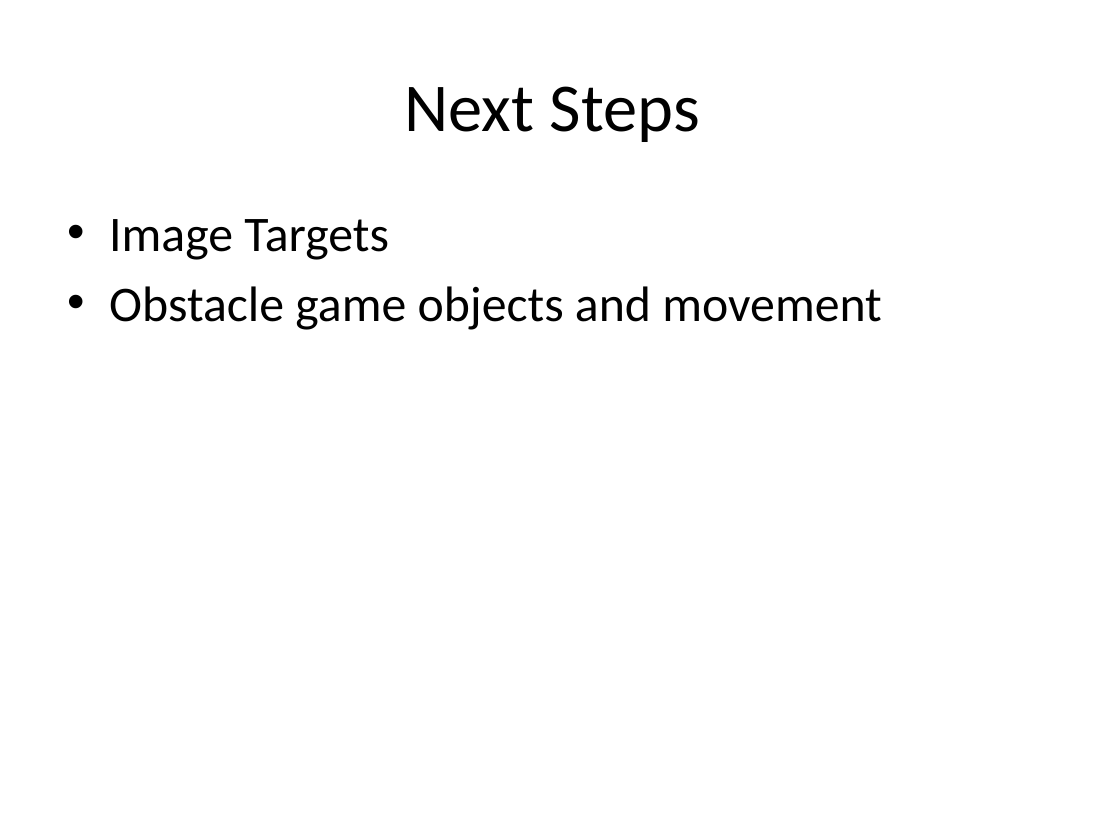
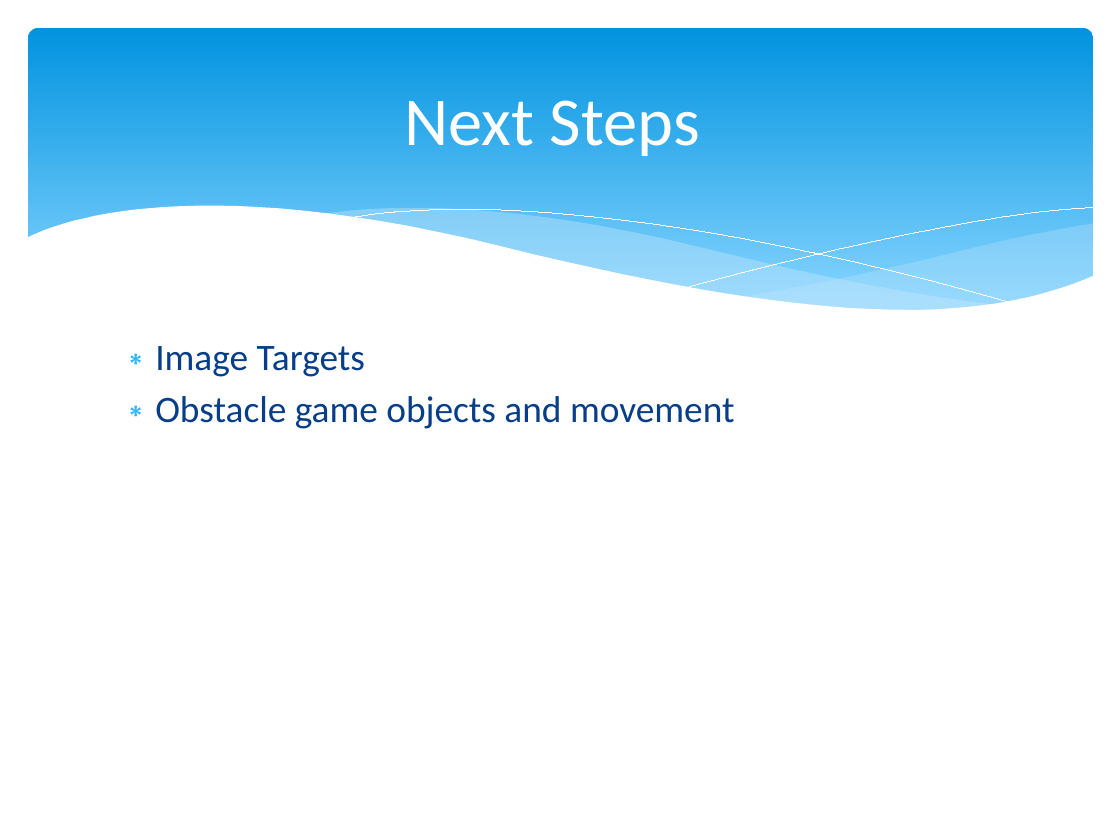
Before and after one commit to jpf2141/FlappyBird3D, a slide deck: slide 5 of progressreport1.pptx. Drawn at 1120x840 pixels with LibreOffice and Linux fonts; fonts in the diff are those of the drawing. Boxes give left, top, right and bottom in pixels: in the first picture for what was removed or moved away, otherwise in the second. Text is boxed around its words. In the diff, an @@ line names an element or a change of style, - is before the commit and + after.

```diff
--- a/progressreport1.pptx
+++ b/progressreport1.pptx
@@ rounded rectangle added at bbox=[28, 28, 1093, 330], fill gradient #0293E0 to #83D3FE @@
@@ title "Next Steps": place and size @@
-title "Next Steps" at bbox=[404, 86, 700, 142]
+title "Next Steps" at bbox=[404, 100, 700, 156]
@@ title "Next Steps" at bbox=[404, 100, 700, 156]: text colour #000000 to #FFFFFF @@
@@ group added at bbox=[26, 206, 1094, 368]: 5 freeform shapes @@
@@ text "Image Targets": place and size @@
-text "Image Targets" at bbox=[109, 219, 881, 330]
+text "Image Targets" at bbox=[155, 346, 735, 429]
@@ text "Image Targets" at bbox=[155, 346, 735, 429]: size 32 to 24 pt, text colour #000000 to #073E87; bullet • to ∗; less space between paragraphs @@
```
Also in this commit, not shown: 4 other slides changed, 1 other file.
